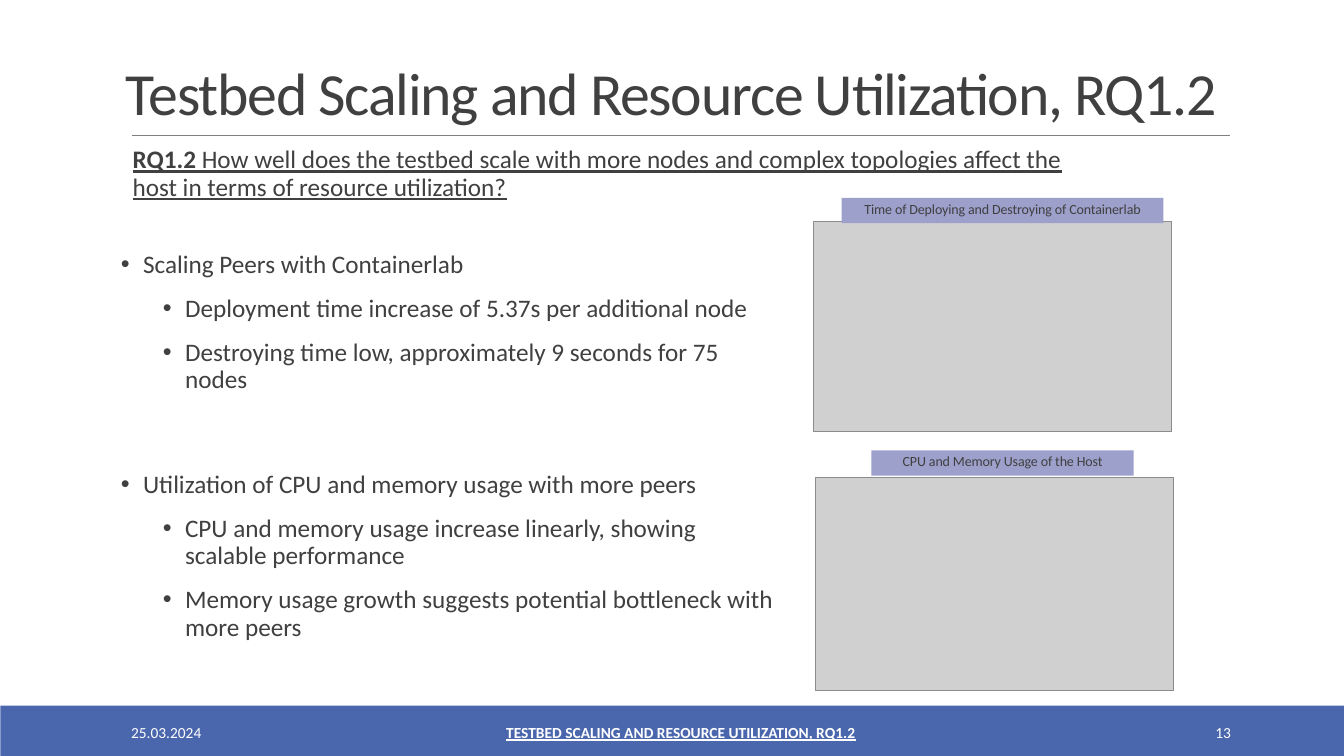
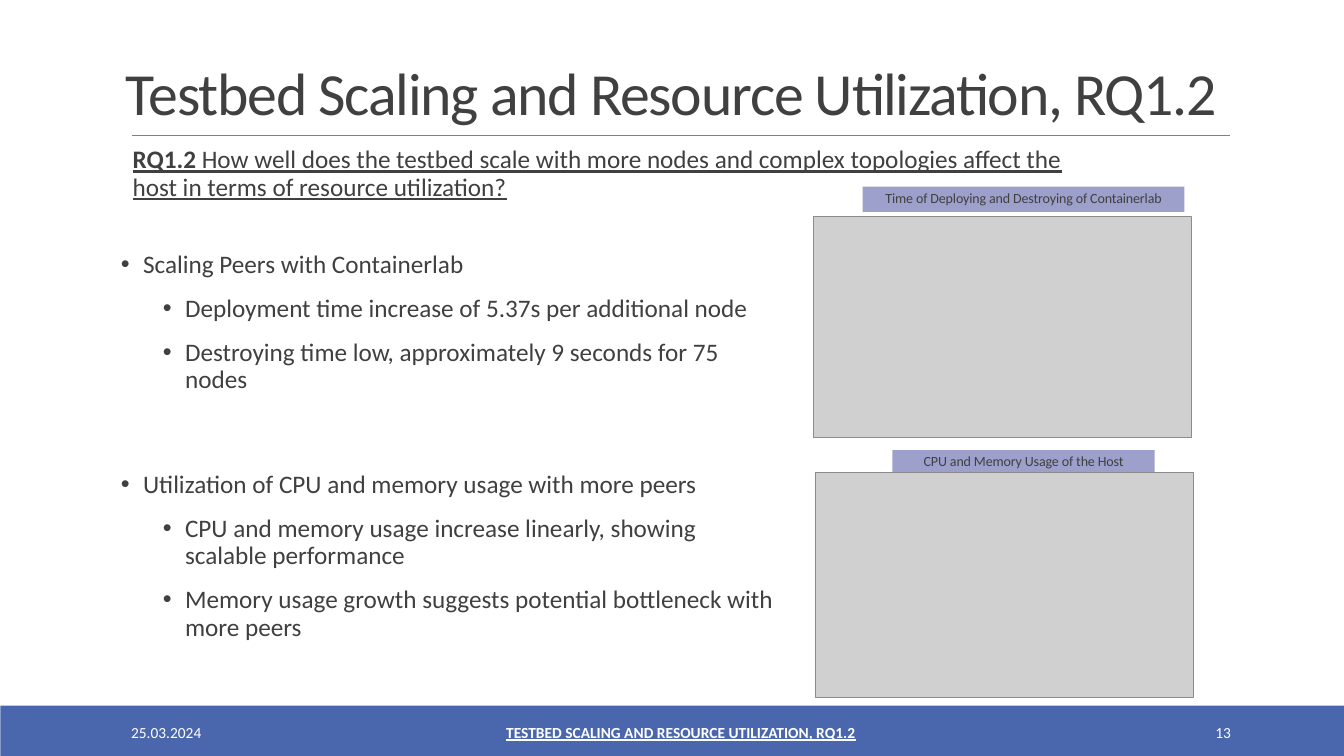
Before and after one commit to oezcankaraca/abschlussvortrag, a slide deck: slide 13 of Abschlussvortrag.pptx. Drawn at 1344x756 pixels with LibreOffice and Linux fonts; fonts in the diff are those of the drawing; grey boxes stand for pictures. Boxes give left, top, right and bottom in pixels: in the first picture for what was removed or moved away, otherwise in the second. Text is boxed around its words. In the diff, an @@ line names an element or a change of style, - is before the commit and + after.

```diff
--- a/Abschlussvortrag.pptx
+++ b/Abschlussvortrag.pptx
@@ rectangle "Time of Deploying and Destroying ..." moved from (x1=842, y1=198, x2=1164, y2=223) to (x1=863, y1=187, x2=1185, y2=212) @@
@@ picture resized from (x1=814, y1=222, x2=1172, y2=432) to (x1=814, y1=217, x2=1192, y2=439) @@
@@ picture resized from (x1=816, y1=477, x2=1175, y2=690) to (x1=816, y1=473, x2=1194, y2=698) @@
@@ rectangle "CPU and Memory Usage of ..." moved from (x1=871, y1=451, x2=1133, y2=476) to (x1=892, y1=451, x2=1154, y2=476) @@
```
Also in this commit, not shown: 14 other slides changed, 2 other files.
